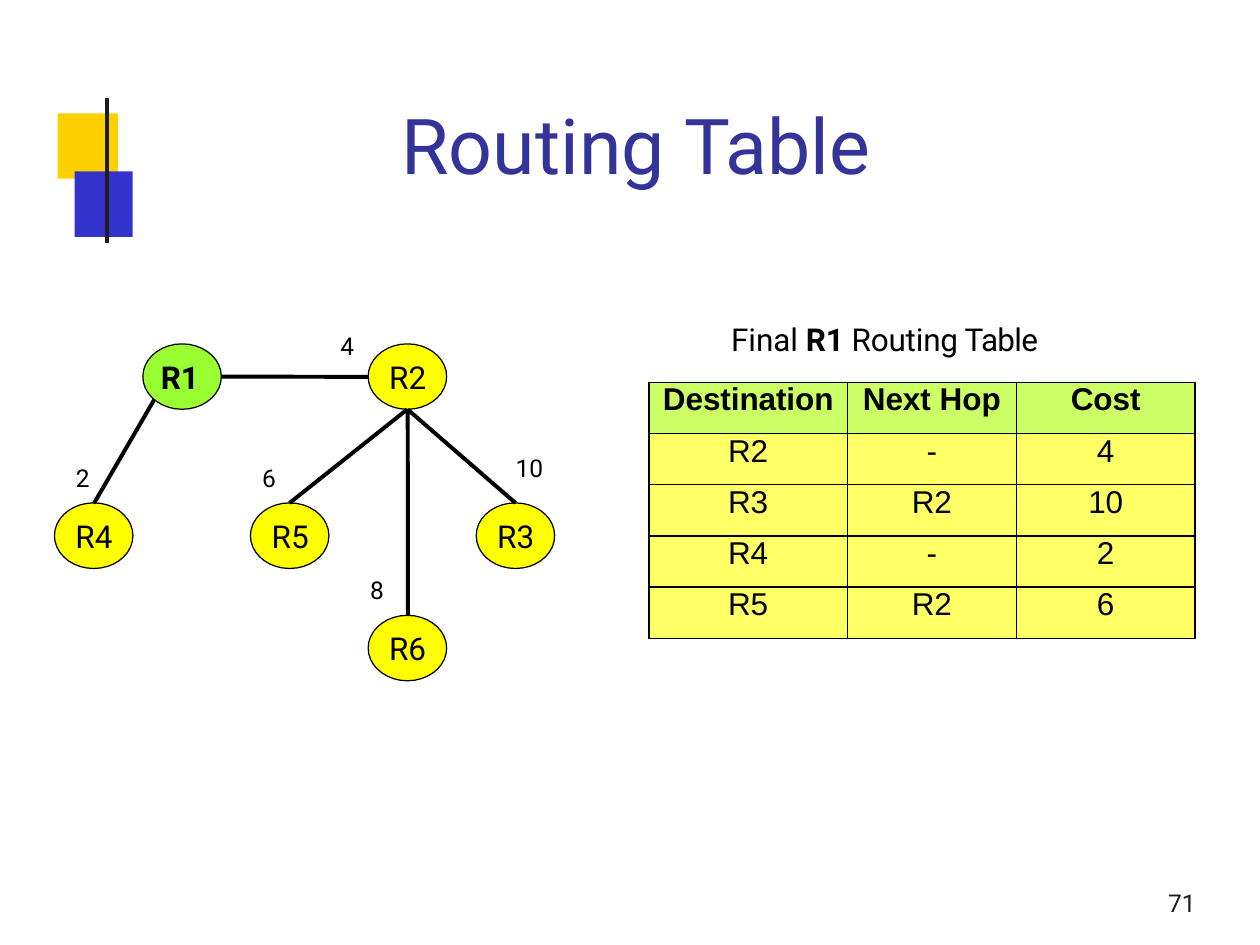
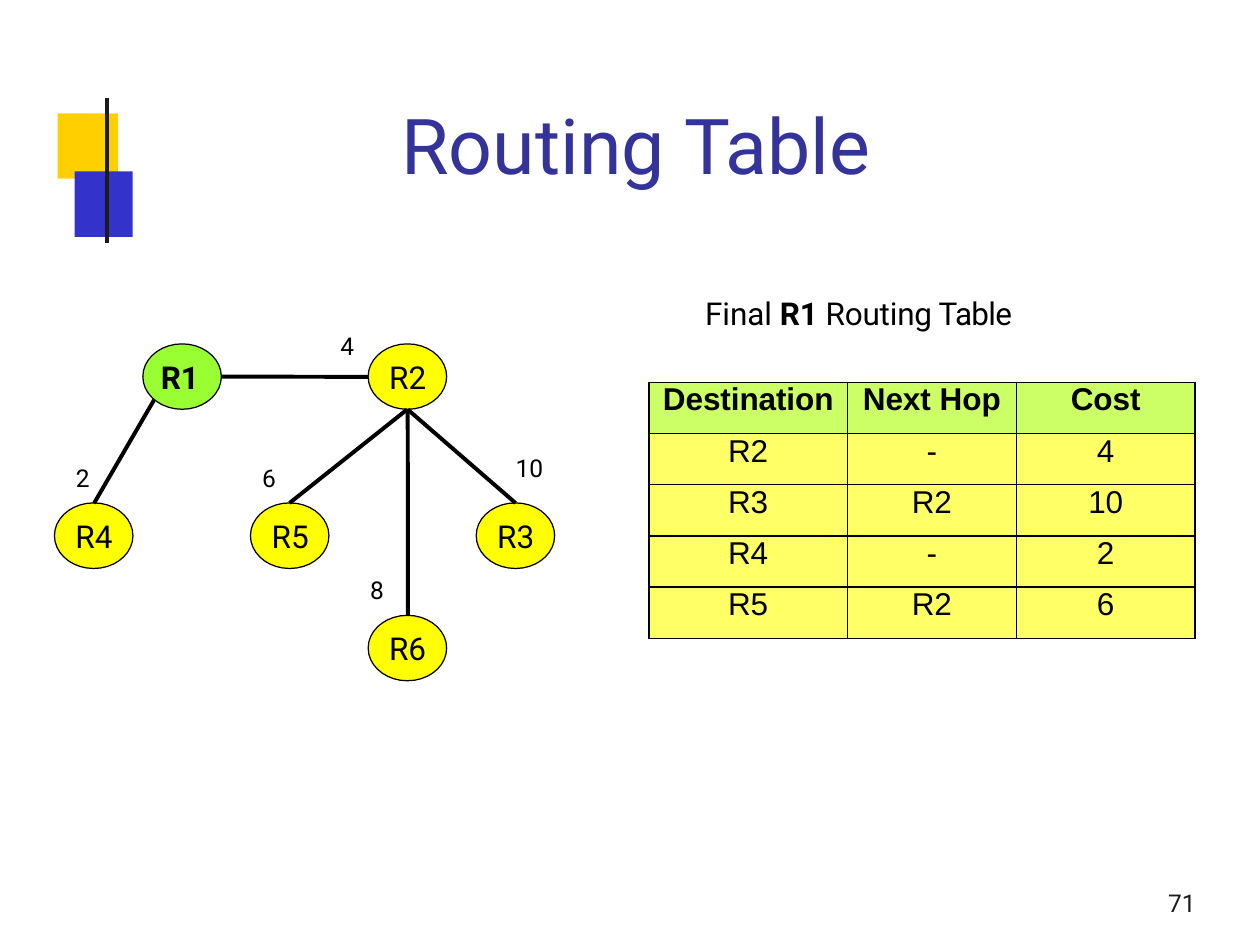
Before and after one commit to Al0nesauurs/etc, a slide deck: slide 71 of networkStudy/2015-09-routing-i.pptx. Drawn at 1260x945 pixels with LibreOffice and Linux fonts; fonts in the diff are those of the drawing; background and template pictures are left out. Boxes give left, top, right and bottom in pixels: in the first picture for what was removed or moved away, otherwise in the second. Text is boxed around its words. In the diff, an @@ line names an element or a change of style, - is before the commit and + after.

```diff
--- a/networkStudy/2015-09-routing-i.pptx
+++ b/networkStudy/2015-09-routing-i.pptx
@@ text "Final R1 Routing Table": place and size @@
-text "Final R1 Routing Table" at bbox=[731, 327, 1038, 358]
+text "Final R1 Routing Table" at bbox=[705, 301, 1012, 332]
```
Also in this commit, not shown: 7 other slides changed, 1 other file.
